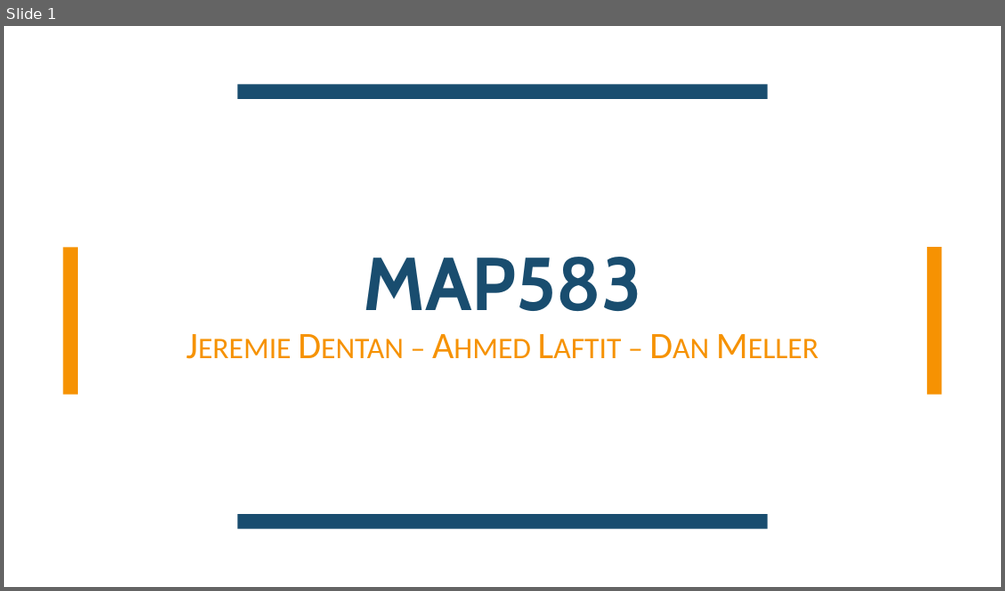
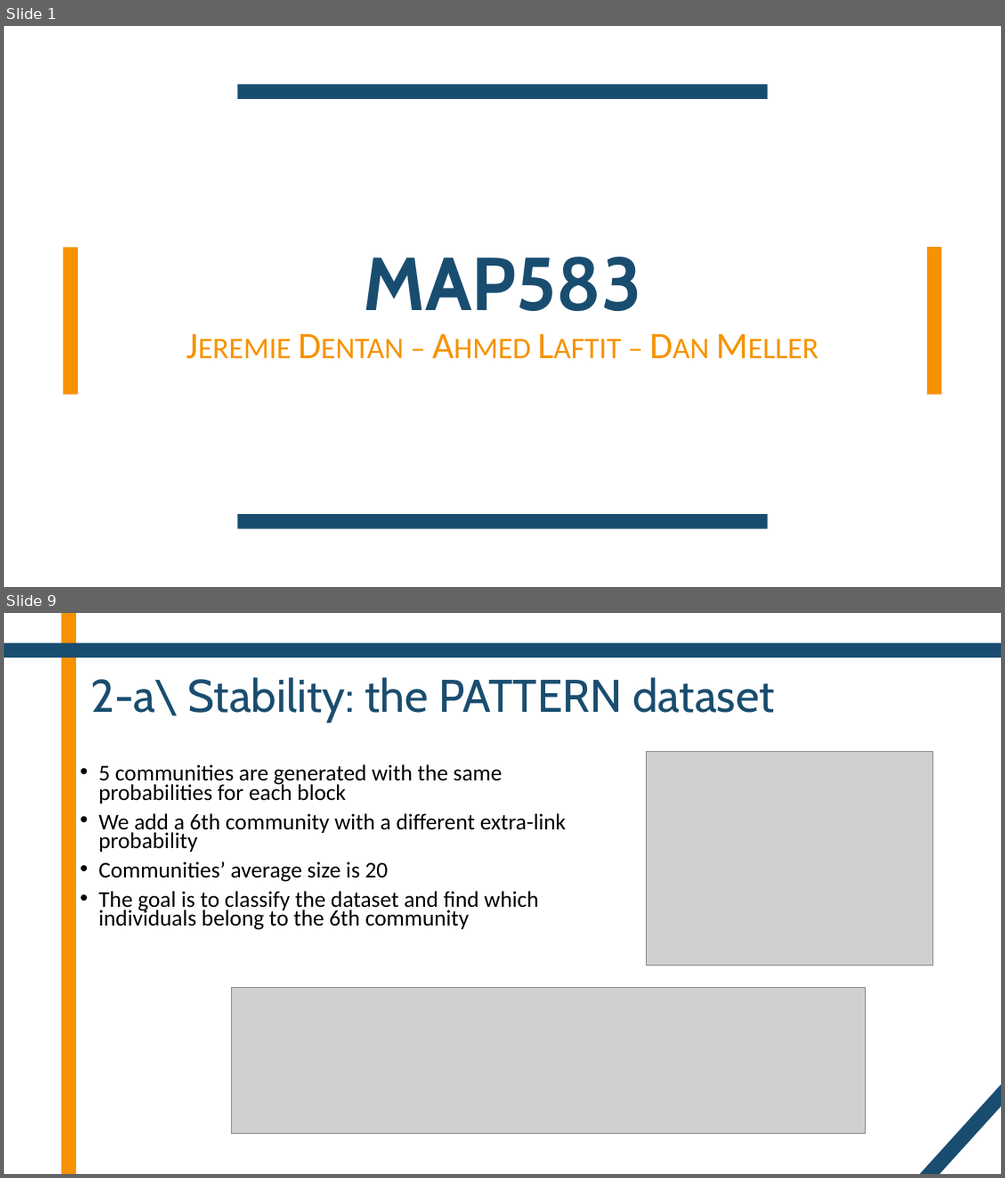
Before and after one commit to DentanJeremie/MAP583-Graph-Transformers, a slide deck: presentation/Presentation.pptx. Shown one above the other, each under a label of ours: slide 1 before the commit, slides 1 and 9 after it; the slides between them are not shown. The pictures are 1005x591 and 1005x1178 pixels, drawn with LibreOffice and Linux fonts; fonts in the diff are those of the drawing; grey boxes stand for pictures. Boxes give left, top, right and bottom in pixels: in the first picture for what was removed or moved away, otherwise in the second. Text is boxed around its words. In the diff, an @@ line names an element or a change of style, - is before the commit and + after.

```diff
--- a/presentation/Presentation.pptx
+++ b/presentation/Presentation.pptx
@@ slide 9 added at <box>4,613,1001,1174</box>, background #FFFFFF @@
@@ rectangle added at <box>62,613,77,1174</box>, fill #F69202 @@
@@ rectangle added at <box>4,643,1001,657</box>, fill #194D6F @@
@@ title added at <box>91,677,774,722</box>, 44 pt, text #194D6F @@
+2-a\ Stability: the PATTERN dataset
@@ text added at <box>98,764,566,930</box>, 21.7 pt, text #000000 @@
+• 5 communities are generated with the same probabilities for each block
+• We add a 6th community with a different extra-link probability
+• Communities’ average size is 20
+• The goal is to classify the dataset and find which individuals belong to the 6th community
@@ picture added at <box>647,751,933,965</box> @@
@@ picture added at <box>231,987,865,1134</box> @@
@@ rectangle added at <box>905,1064,1001,1174</box>, fill #194D6F @@
```
Also in this commit, not shown: 6 slides changed, 4 other slides added, 1 slide removed, 3 other files.
